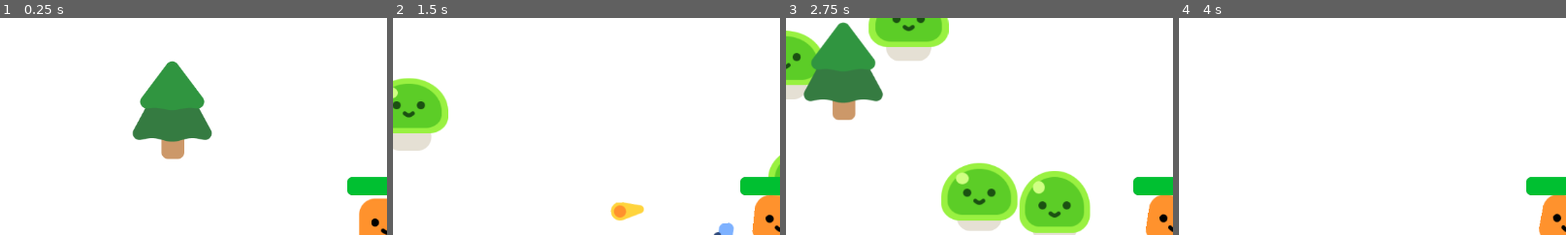
Above: before the commit, frames 1-4 (left to right).
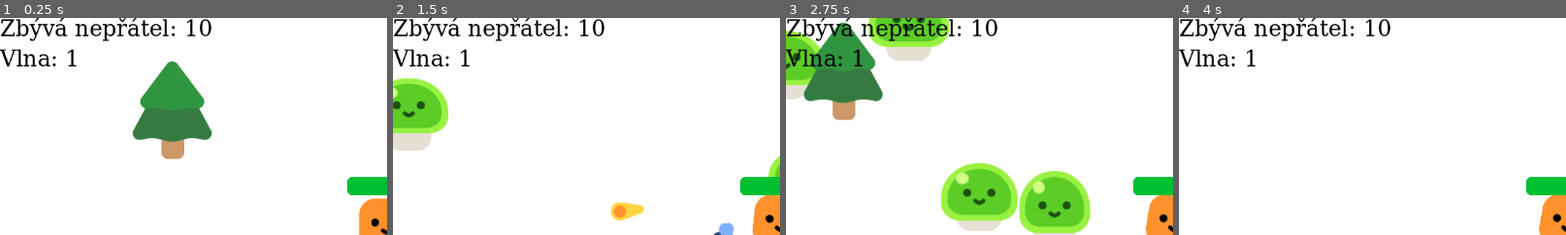
Above: after the commit, the same moments.

Repository: skazzel/game
Game: Godot game, scene res://game.tscn
The game is run twice, just before and just after one commit, with the same random seed, the same clock (stepped at 60 frames per second) and the same inputs.
Inputs (mouse positions are % of the whole screen's width and height, from its top left):
- Up to frame 1 (0.25 s): no input
- Up to frame 2 (1.5 s): move the mouse to (72, 45) at 0.52 s; press the mouse at (72, 45) at 0.53 s; hold D (move_right) 0.53-1.28 s; move the mouse to (30, 55) at 1.27 s; release the mouse at (30, 55) at 1.28 s; hold S (move_down) from 1.28 s (still down); click (30, 55) at 1.35 s
- Up to frame 3 (2.75 s): move the mouse to (60, 28) at 2.02 s; release S (move_down) at 2.03 s; press the mouse at (60, 28) at 2.03 s; hold D (move_right) from 2.03 s (still down)
- Up to frame 4 (4 s): move the mouse to (45, 70) at 2.77 s; release D (move_right) at 2.78 s; release the mouse at (45, 70) at 2.78 s; hold W (move_up) 2.78-3.53 s; click (45, 70) at 2.85 s; move the mouse to (80, 65) at 3.52 s; press the mouse at (80, 65) at 3.53 s; hold A (move_left) from 3.53 s (still down)
The pictures show only the part of the screen within x 0-50%, y 0-50%; the shares and areas given below are measured in that part.

The runs differ from the first frame. In frame 1, 2.2% of the frame differs, in the area x 0-55%, y 0-23%; in frame 2, 2.2%; in frame 3, 2.1%; in frame 4, 2.2%.

Commit message:
Přidání vln

Diff:
--- /dev/null
+++ b/GlobalSignals.gd
@@ -0,0 +1,5 @@
+extends Node
+
+signal enemy_killed
+signal wave_ended
+signal wave_started
--- a/game.gd
+++ b/game.gd
@@ -1,16 +1,63 @@
 extends Node2D
+
+@onready var timer = $Timer
+@onready var in_between_timer = $InBetweenTimer
+@onready var remaining_enemies_label = $score/remaining_enemies_label
+@onready var wave_count_label = $score/wave_count_label
+
+const BASE_ENEMIES = 10
+
+var current_wave = 1
+var max_enemies = 10
+var number_of_enemies = 10
+var spawned_enemies = 0
+
+func _ready():
+	in_between_timer.stop()
+	GlobalSignals.enemy_killed.connect(on_enemy_killed)
+	GlobalSignals.wave_ended.connect(on_wave_ended)
+	GlobalSignals.wave_started.connect(on_wave_started)
+
+	set_labels()
 
 func spawn_mob():
 	var new_mob = preload("res://mob.tscn").instantiate()
 	%PathFollow2D.progress_ratio = randf()
 	new_mob.global_position = %PathFollow2D.global_position
 	add_child(new_mob)
+	spawned_enemies += 1
 
 
 func _on_timer_timeout():
-	spawn_mob()
+	if (spawned_enemies < max_enemies):
+		spawn_mob()
 
+func _on_in_between_timer_timeout():
+	GlobalSignals.wave_started.emit()
 
 func _on_player_heath_depleted():
 	%gameOver.visible = true
 	get_tree().paused = true
+
+func set_labels():
+	wave_count_label.text = "Vlna: " + str(current_wave)
+	remaining_enemies_label.text = "Zbývá nepřátel: " + str(number_of_enemies)
+
+func on_enemy_killed():
+	number_of_enemies -= 1
+	remaining_enemies_label.text = "Zbývá nepřátel: " + str(number_of_enemies)
+	if (number_of_enemies <= 0):
+		GlobalSignals.wave_ended.emit()
+
+func on_wave_ended():
+	timer.stop()
+	in_between_timer.start()
+	max_enemies = BASE_ENEMIES + current_wave * 5
+	number_of_enemies = max_enemies
+	spawned_enemies = 0
+	current_wave += 1
+
+func on_wave_started():
+	set_labels()
+	timer.start()
+	in_between_timer.stop()
--- a/game.tscn
+++ b/game.tscn
@@ -416,6 +416,25 @@
 scale = Vector2(1.32572, 1.30857)
 texture = ExtResource("7_va2ju")
 
+[node name="remaining_enemies_label" type="Label" parent="score"]
+offset_right = 67.0
+offset_bottom = 45.0
+theme_override_colors/font_color = Color(0, 0, 0, 1)
+theme_override_fonts/font = SubResource("FontFile_btyxx")
+theme_override_font_sizes/font_size = 33
+
+[node name="wave_count_label" type="Label" parent="score"]
+offset_top = 45.0
+offset_right = 67.0
+offset_bottom = 90.0
+theme_override_colors/font_color = Color(0, 0, 0, 1)
+theme_override_fonts/font = SubResource("FontFile_btyxx")
+theme_override_font_sizes/font_size = 33
+
+[node name="InBetweenTimer" type="Timer" parent="."]
+wait_time = 10.0
+
 [connection signal="heathDepleted" from="player" to="." method="_on_player_heath_depleted"]
 [connection signal="visibility_changed" from="player/shotgun" to="." method="_on_shotgun_visibility_changed"]
 [connection signal="timeout" from="Timer" to="." method="_on_timer_timeout"]
+[connection signal="timeout" from="InBetweenTimer" to="." method="_on_in_between_timer_timeout"]
--- a/mob.gd
+++ b/mob.gd
@@ -29,6 +29,7 @@
 
 	if health == 0:
 		var random_number = randf()
-		if snapped(random_number, 0.1) < 1:
+		if snapped(random_number, 0.1) == 1:
 			drop_item()
 		queue_free()
+		GlobalSignals.enemy_killed.emit()
--- a/project.godot
+++ b/project.godot
@@ -14,6 +14,10 @@
 run/main_scene="res://game.tscn"
 config/features=PackedStringArray("4.2", "Forward Plus")
 config/icon="res://icon.svg"
+
+[autoload]
+
+GlobalSignals="*res://GlobalSignals.gd"
 
 [input]
 
